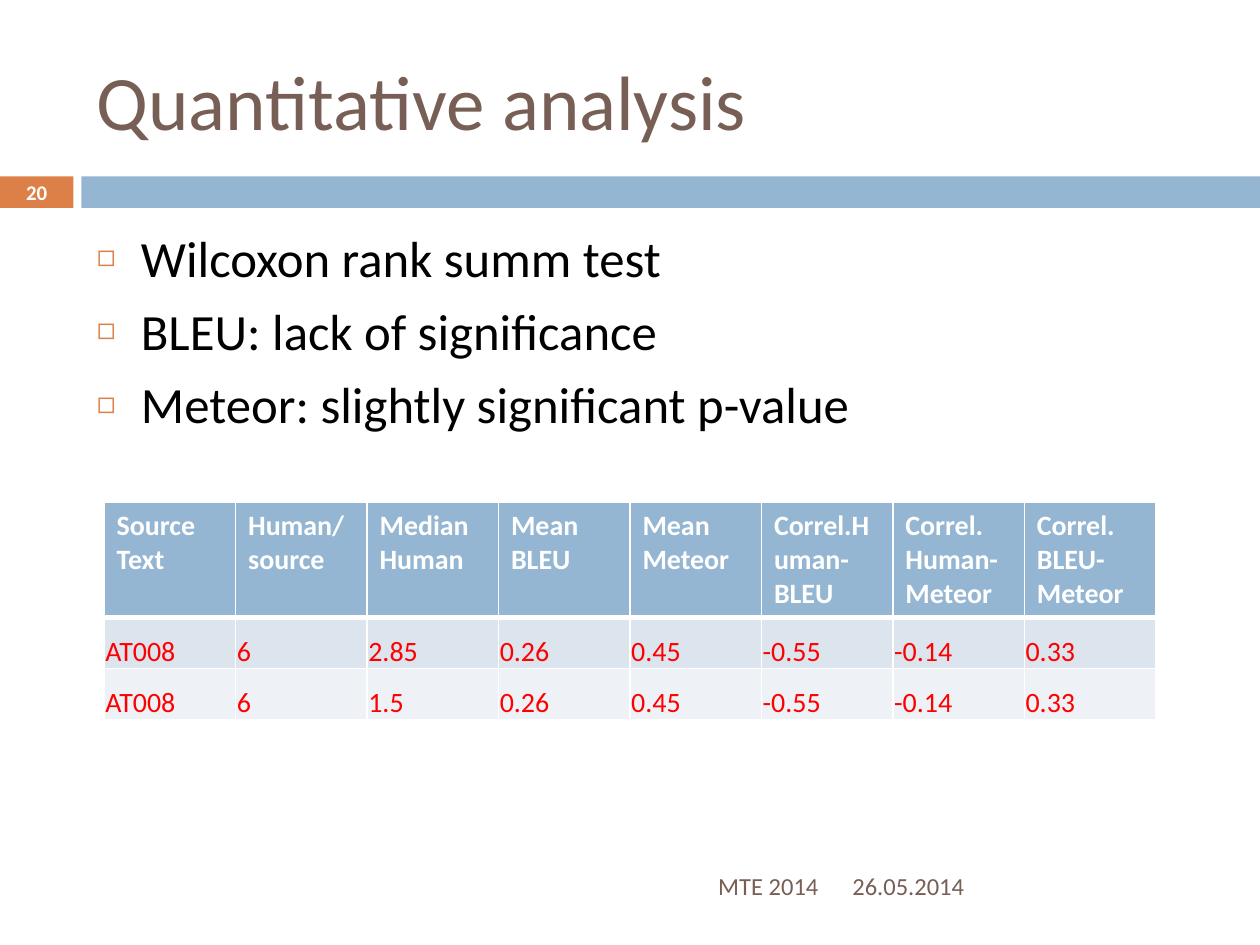
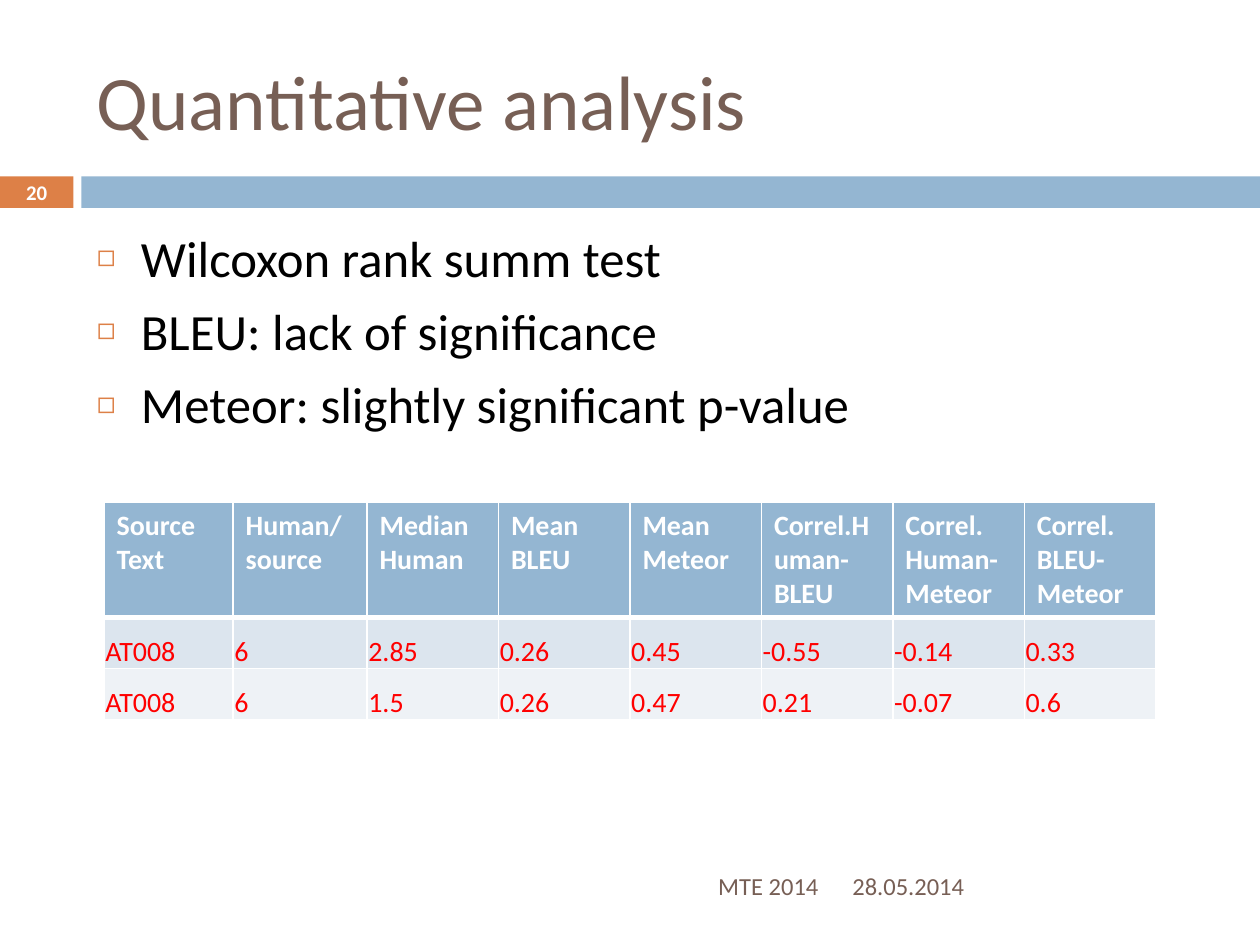
Before and after one commit to MTE2014/MTE2014.github.io, a slide deck: slide 20 of Talks/Session1/07_HumanTranslEvaluation.pptx. Drawn at 1260x945 pixels with LibreOffice and Linux fonts; fonts in the diff are those of the drawing. Boxes give left, top, right and bottom in pixels: in the first picture for what was removed or moved away, otherwise in the second. Text is boxed around its words. In the diff, an @@ line names an element or a change of style, - is before the commit and + after.

```diff
--- a/Talks/Session1/07_HumanTranslEvaluation.pptx
+++ b/Talks/Session1/07_HumanTranslEvaluation.pptx
@@ table at (105,503,1153,718) @@
-row 3: AT008 | 6 | 1.5 | 0.26 | 0.45 | -0.55 | -0.14 | 0.33
+row 3: AT008 | 6 | 1.5 | 0.26 | 0.47 | 0.21 | -0.07 | 0.6
@@ text at (852,878,964,895): text changed @@
-26.05.2014
+28.05.2014
```
Also in this commit, not shown: 33 other slides changed.
